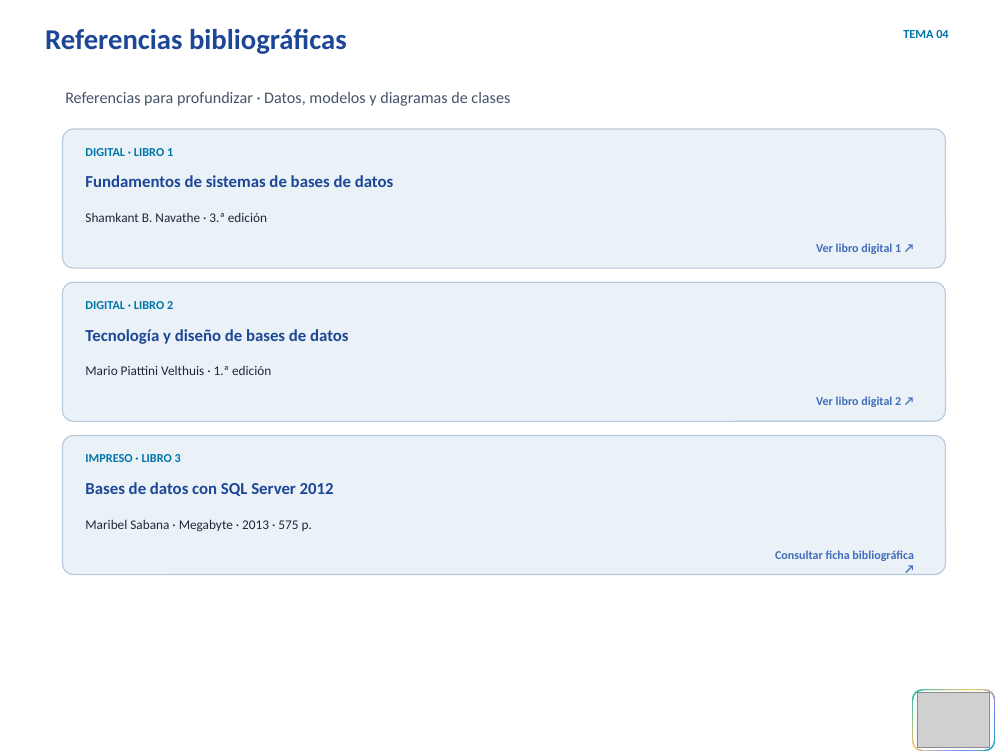
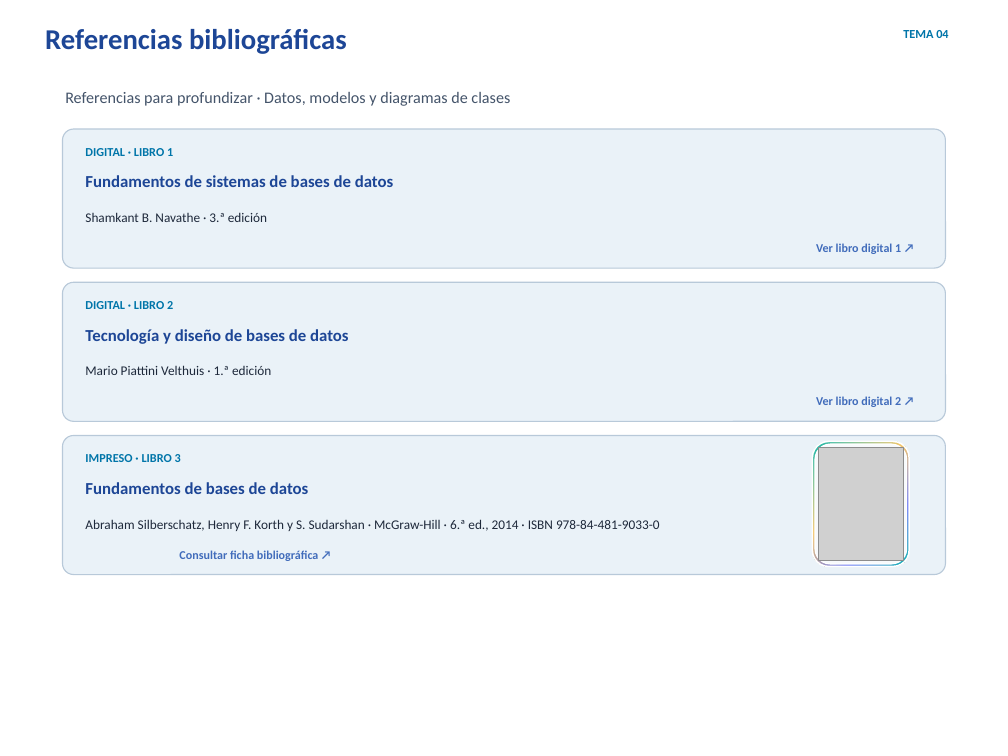
Before and after one commit to erickbravob/sistemas-informacion-i, a slide deck: slide 8 of materiales/actividad-1/tema-04-modelo-datos-v4.pptx. Drawn at 1008x756 pixels with LibreOffice and Linux fonts; fonts in the diff are those of the drawing; grey boxes stand for pictures; background and template pictures are left out. Boxes give left, top, right and bottom in pixels: in the first picture for what was removed or moved away, otherwise in the second. Text is boxed around its words. In the diff, an @@ line names an element or a change of style, - is before the commit and + after.

```diff
--- a/materiales/actividad-1/tema-04-modelo-datos-v4.pptx
+++ b/materiales/actividad-1/tema-04-modelo-datos-v4.pptx
@@ rounded rectangle added at box(812, 442, 909, 566), fill gradient #16B9B0 to #F5C66A to #6D7BF7, outline #FFFFFF 1.1 pt @@
@@ rounded rectangle: place and size @@
-rounded rectangle at box(911, 688, 996, 752)
+rounded rectangle at box(815, 445, 907, 564)
@@ rounded rectangle at box(815, 445, 907, 564): fill gradient #16B9B0 to #F5C66A to #6D7BF7 to #F8FAFC; outline #FFFFFF 1.1 pt to #FFFFFF 0.8 pt @@
@@ picture added at box(818, 448, 903, 560) @@
@@ text at box(85, 482, 308, 494): text changed @@
-Bases de datos con SQL Server 2012
+Fundamentos de bases de datos
@@ text at box(85, 519, 659, 531): text changed @@
-Maribel Sabana · Megabyte · 2013 · 575 p.
+Abraham Silberschatz, Henry F. Korth y S. Sudarshan · McGraw-Hill · 6.ª ed., 2014 · ISBN 978-84-481-9033-0
@@ text "Consultar ficha bibliográfica ↗": place and size @@
-text "Consultar ficha bibliográfica ↗" at box(775, 550, 914, 561)
+text "Consultar ficha bibliográfica ↗" at box(179, 550, 319, 561)
@@ rounded rectangle removed at box(913, 691, 993, 750) @@
@@ picture removed at box(917, 694, 990, 748) @@
```
Also in this commit, not shown: 6 other slides changed, 3 other files.
